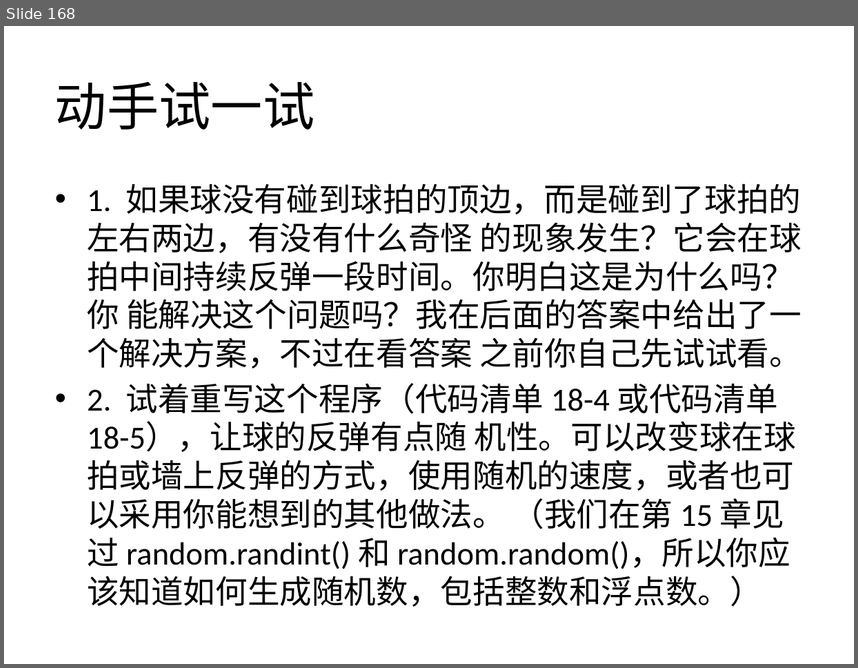
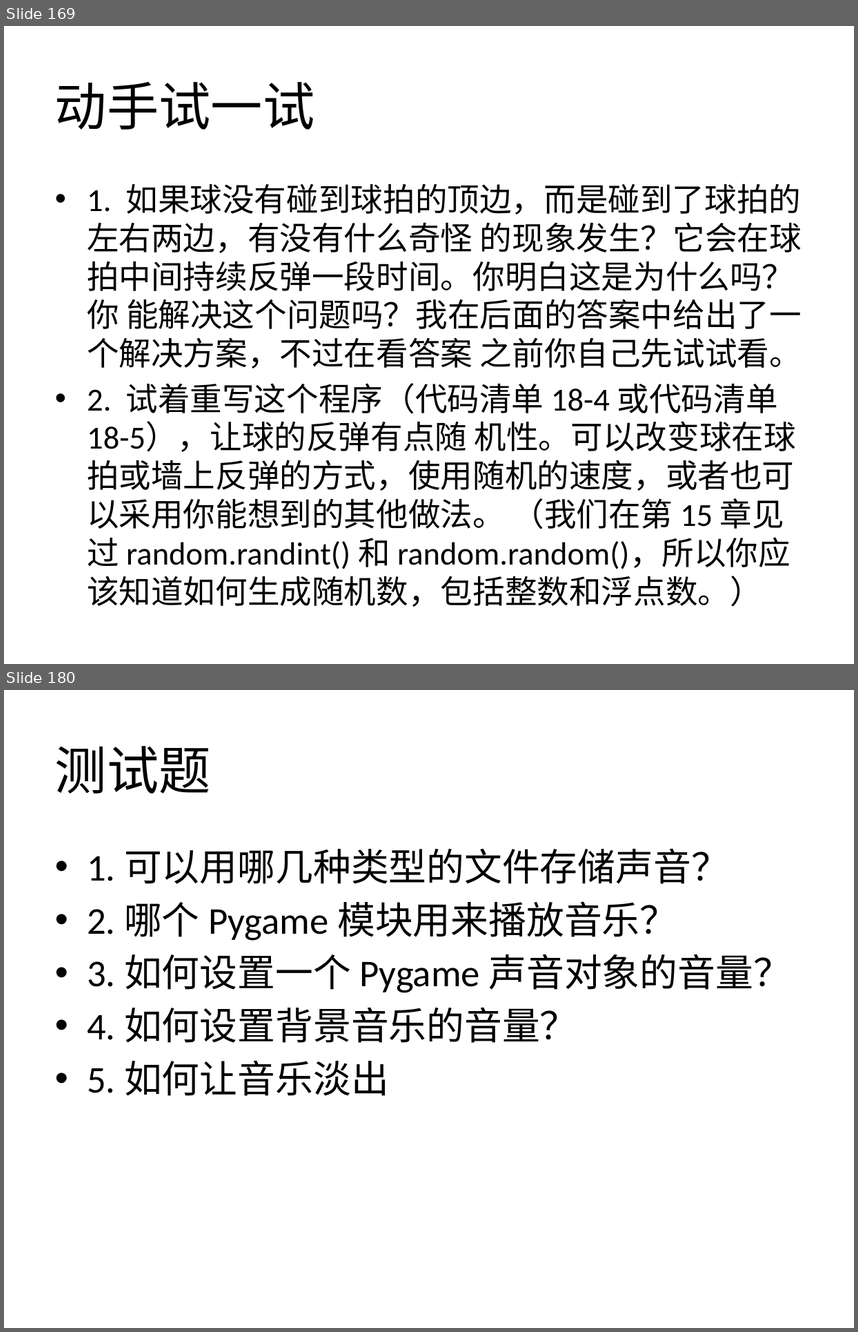
Before and after one commit to zhinan18/Python3, a slide deck: readme/Python3.pptx. Shown one above the other, each under a label of ours: slide 168 before the commit, slides 169 and 180 after it; the slides between them are not shown. The pictures are 858x668 and 858x1332 pixels, drawn with LibreOffice and Linux fonts; fonts in the diff are those of the drawing. Boxes give left, top, right and bottom in pixels: in the first picture for what was removed or moved away, otherwise in the second. Text is boxed around its words. In the diff, an @@ line names an element or a change of style, - is before the commit and + after.

```diff
--- a/readme/Python3.pptx
+++ b/readme/Python3.pptx
@@ slide 180 added at box(4, 690, 854, 1328), background #FFFFFF @@
@@ title added at box(55, 746, 211, 793), 44 pt, text #000000 @@
+测试题
@@ text added at box(87, 848, 791, 1096), 32 pt, text #000000 @@
+• 1. 可以用哪几种类型的文件存储声音？
+• 2. 哪个 Pygame 模块用来播放音乐？
+• 3. 如何设置一个 Pygame 声音对象的音量？
+• 4. 如何设置背景音乐的音量？
+• 5. 如何让音乐淡出
@@ what was slide 168 is now slide 169 @@
```
Also in this commit, not shown: 2 slides changed, 24 other slides added, 17 other files.
